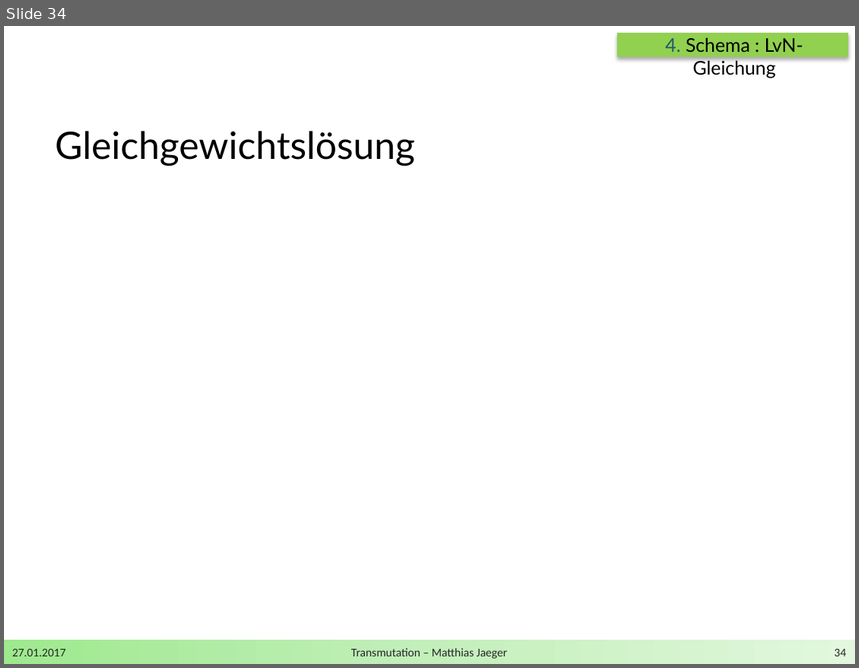
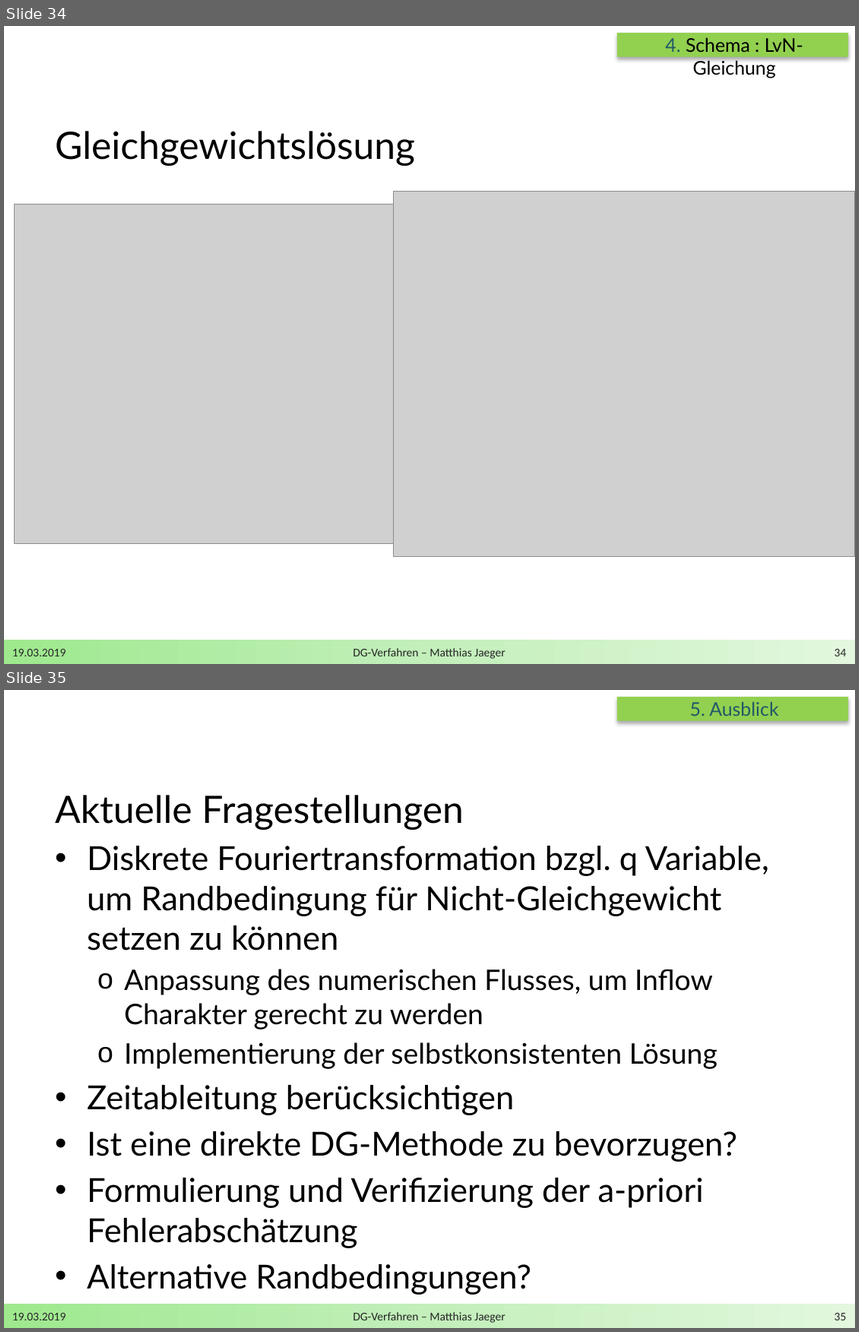
Before and after one commit to DerKleineGauss/Masterarbeit, a slide deck: Zwischenvortrag/Präsentation.pptx. Shown one above the other, each under a label of ours: slide 34 before the commit, slides 34 and 35 after it. The pictures are 859x668 and 859x1332 pixels, drawn with LibreOffice and Linux fonts; fonts in the diff are those of the drawing; grey boxes stand for pictures; background and template pictures are left out. Boxes give left, top, right and bottom in pixels: in the first picture for what was removed or moved away, otherwise in the second. Text is boxed around its words. In the diff, an @@ line names an element or a change of style, - is before the commit and + after.

```diff
--- a/Zwischenvortrag/Präsentation.pptx
+++ b/Zwischenvortrag/Präsentation.pptx
@@ slide 35 added at (4,690,855,1328), background #FFFFFF; not listed: 1 template element that a slide beside it also shows @@
@@ rectangle added at (617,697,848,721), fill #92D050 @@
@@ text added at (690,702,778,716), 16 pt, text #215968 @@
+5. Ausblick
@@ text added at (55,795,769,1249), 28 pt, text #000000 @@
+Aktuelle Fragestellungen
+• Diskrete Fouriertransformation bzgl. q Variable, um Randbedingung für Nicht-Gleichgewicht setzen zu können
+  o Anpassung des numerischen Flusses, um Inflow Charakter gerecht zu werden
+  o Implementierung der selbstkonsistenten Lösung
+• Zeitableitung berücksichtigen
+• Ist eine direkte DG-Methode zu bevorzugen?
+• Formulierung und Verifizierung der a-priori Fehlerabschätzung
+• Alternative Randbedingungen?
@@ text added at (12,1313,66,1321), 10 pt, text #262626 @@
+19.03.2019
@@ text added at (353,1312,505,1323), 10 pt, text #262626 @@
+DG-Verfahren – Matthias Jaeger
@@ page number added at (835,1313,847,1321), 10 pt, text #262626 @@
+35
@@ slide 34 changed as well @@
@@ picture added at (14,205,437,544) @@
@@ picture added at (394,191,855,557) @@
@@ text at (12,649,66,657): text changed @@
-27.01.2017
+19.03.2019
@@ text at (353,648,505,659): text changed @@
-Transmutation – Matthias Jaeger
+DG-Verfahren – Matthias Jaeger
```
Also in this commit, not shown: 34 other slides changed, 1 slide removed, 15 other files.
